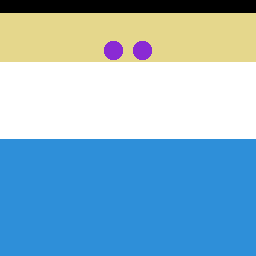
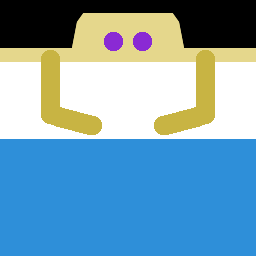
Two versions of the same layered image (256 x 256). Layer-by-layer changes:
removed layer "Layer #5" over [133, 41, 152, 60]
added layer "hair side copy" above "hair side" over [0, 13, 84, 48]
added layer "hair side" above "eyes" over [172, 13, 256, 48]
renamed "Layer #4" to "eyes", painted on it over [104, 32, 152, 60]
added layer "arms copy" above "arms" over [41, 50, 102, 135]
added layer "arms" above "jeans" over [154, 50, 215, 135]
